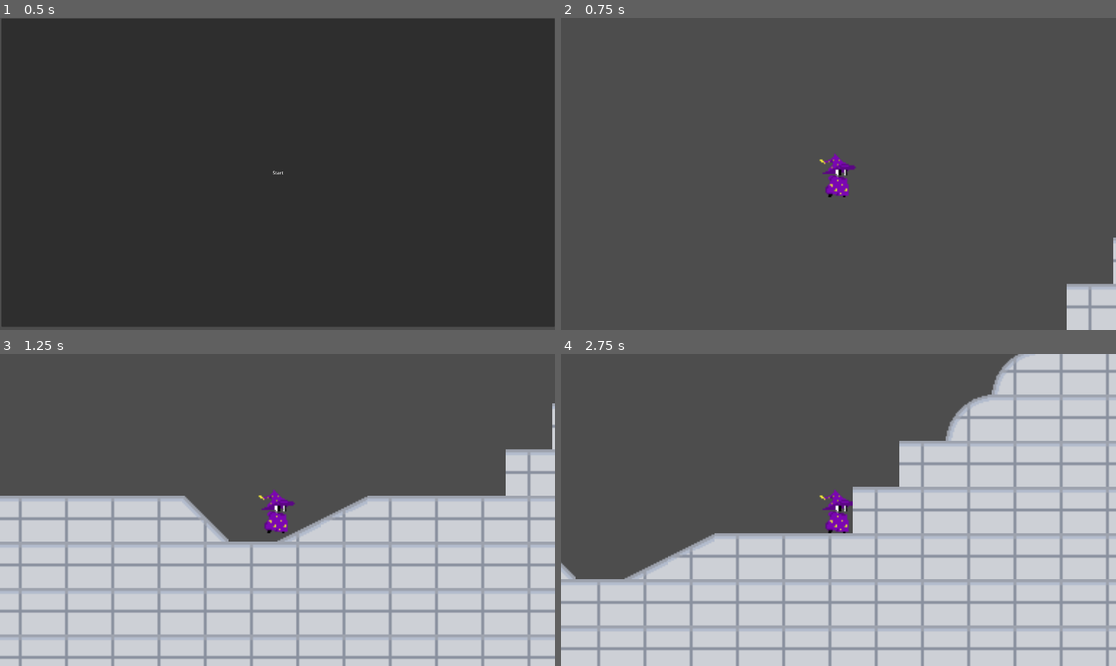
Above: before the commit, frames 1-4 (two rows, left to right).
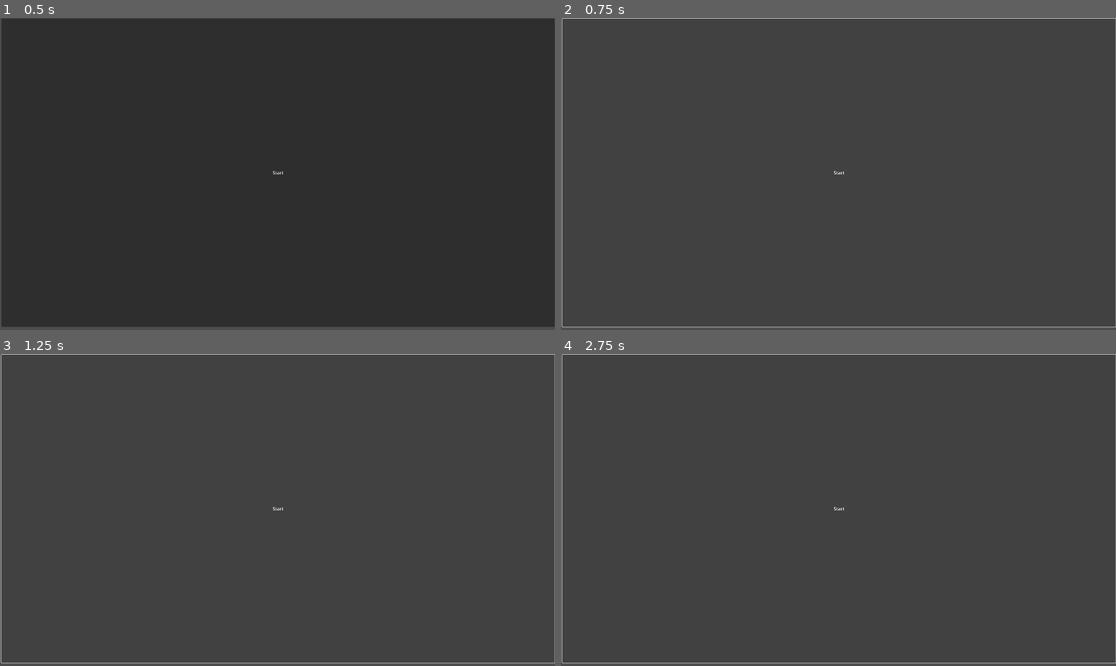
Above: after the commit, the same moments.

Repository: EggsArntMeme/HawkGameJam
Game: Godot game, scene res://Scenes/Levels/MainMenu.tscn
Two runs of this game, one before a commit and one after it. Both use one fixed random seed, a clock stepped at 60 frames per second and the inputs below.
Inputs (mouse positions are in pixels of both pictures, inside the frame that each line leads up to):
- Up to frame 1 (0.5 s): no input
- Up to frame 2 (0.75 s): click "Start" at 0.5 s
- Up to frame 3 (1.25 s): no input
- Up to frame 4 (2.75 s): click (838, 510) at 1.25 s, where only the run after the commit has a clickable "Start"; tap Enter (ui_accept) at 2, 2.27 s; hold Right (ui_right) from 2.03 s (still down)

Frame 1 is identical in both runs. In frame 2, 2.7% of the frame differs, in the area x 0-100%, y 0-100%; in frame 3, 54%; in frame 4, 60%.

Commit message:
Why

Diff:
--- a/Scenes/Levels/MainMenu.tscn
+++ b/Scenes/Levels/MainMenu.tscn
@@ -1,15 +1,12 @@
-[gd_scene load_steps=2 format=3 uid="uid://csjcniljui83b"]
-
-[ext_resource type="Script" path="res://Scripts/StartButton.gd" id="1_eb701"]
+[gd_scene format=3 uid="uid://csjcniljui83b"]
 
 [node name="MainMenu" type="Node2D"]
 
-[node name="Label" type="Button" parent="."]
+[node name="StartButton" type="Button" parent="."]
 offset_left = -955.0
 offset_top = -538.0
 offset_right = 959.0
 offset_bottom = 529.0
 text = "Start"
-script = ExtResource("1_eb701")
 
 [node name="Camera2D" type="Camera2D" parent="."]
--- a/Scenes/Objects/Player.tscn
+++ b/Scenes/Objects/Player.tscn
@@ -1,13 +1,13 @@
 [gd_scene load_steps=4 format=3 uid="uid://b2sw3v2g4lupk"]
 
-[ext_resource type="Script" path="res://Scripts/PlayerMovement.gd" id="1_r6mi6"]
+[ext_resource type="Script" path="res://Scripts/PlayerScripts/PlayerPickUp.gd" id="1_76tg4"]
 [ext_resource type="Texture2D" uid="uid://0w4sbbnh48ya" path="res://Sprites/Wizard.png" id="2_jmrhf"]
 
 [sub_resource type="RectangleShape2D" id="RectangleShape2D_jbykw"]
 size = Vector2(20, 30)
 
 [node name="Player" type="CharacterBody2D"]
-script = ExtResource("1_r6mi6")
+script = ExtResource("1_76tg4")
 
 [node name="Sprite2D" type="Sprite2D" parent="."]
 texture = ExtResource("2_jmrhf")
Renamed: Scripts/StartButton.gd -> Scripts/MainMenuScripts/StartButton.gd
Renamed: Scripts/PlayerMovement.gd -> Scripts/PlayerScripts/PlayerMovement.gd
